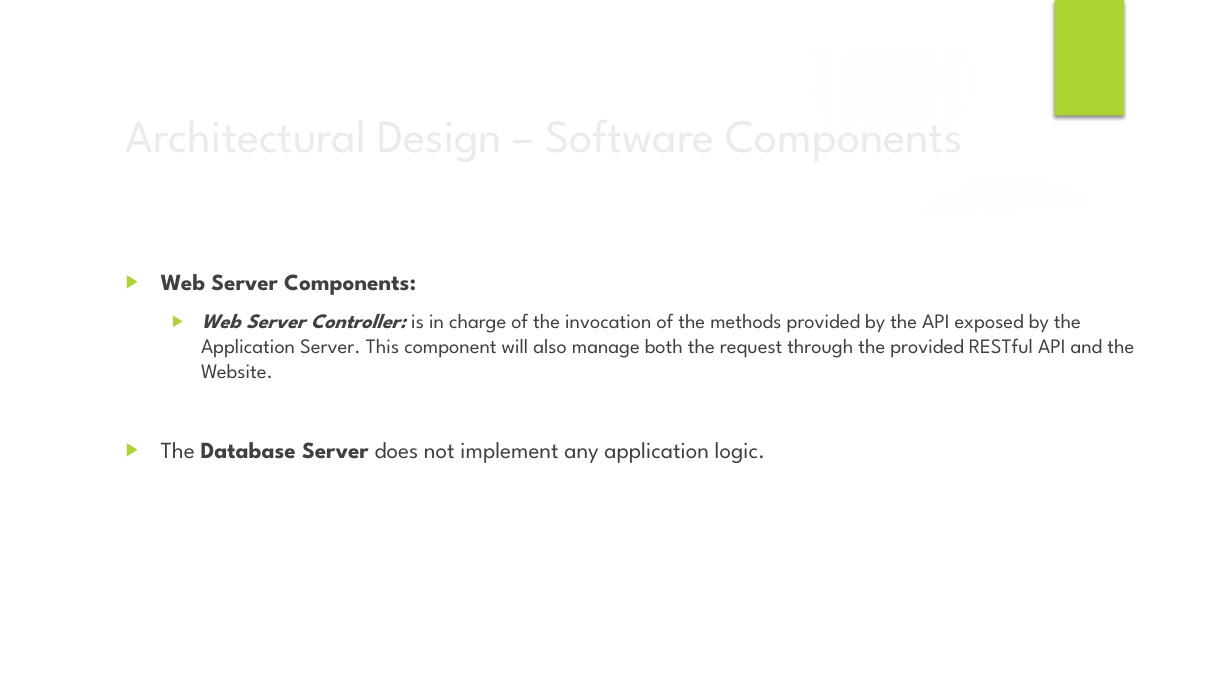
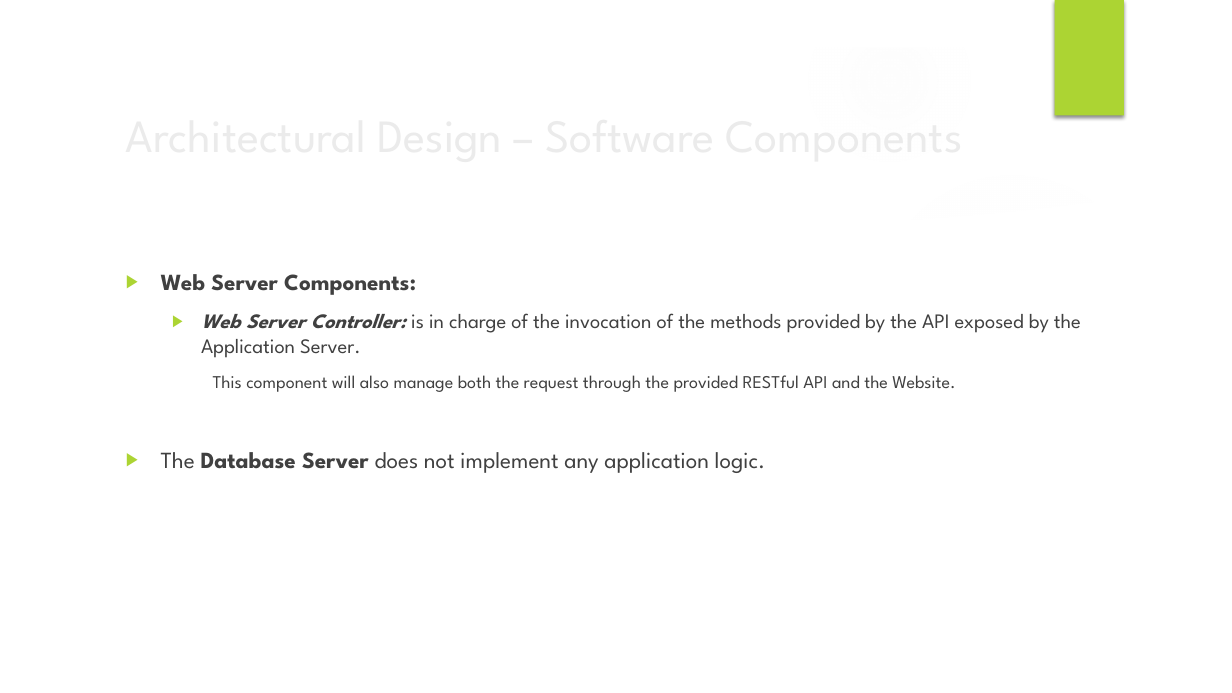
Before and after one commit to Maiux92/ingsw2project, a slide deck: slide 36 of Slides/Project Presentation.pptx. Drawn at 1232x693 pixels with LibreOffice and Linux fonts; fonts in the diff are those of the drawing; background and template pictures are left out. Boxes give left, top, right and bottom in pixels: in the first picture for what was removed or moved away, otherwise in the second. Text is boxed around its words. In the diff, an @@ line names an element or a change of style, - is before the commit and + after.

```diff
--- a/Slides/Project Presentation.pptx
+++ b/Slides/Project Presentation.pptx
@@ text at (201,313,1081,392): text changed @@
-  ▶ Web Server Controller: is in charge of the invocation of the methods provided by the API exposed by the Application Server. This component will also manage both the request through the provided RESTful API and the Website.
+  ▶ Web Server Controller: is in charge of the invocation of the methods provided by the API exposed by the Application Server.
+    This component will also manage both the request through the provided RESTful API and the Website.
```
Also in this commit, not shown: 13 other slides changed, 1 other file.
